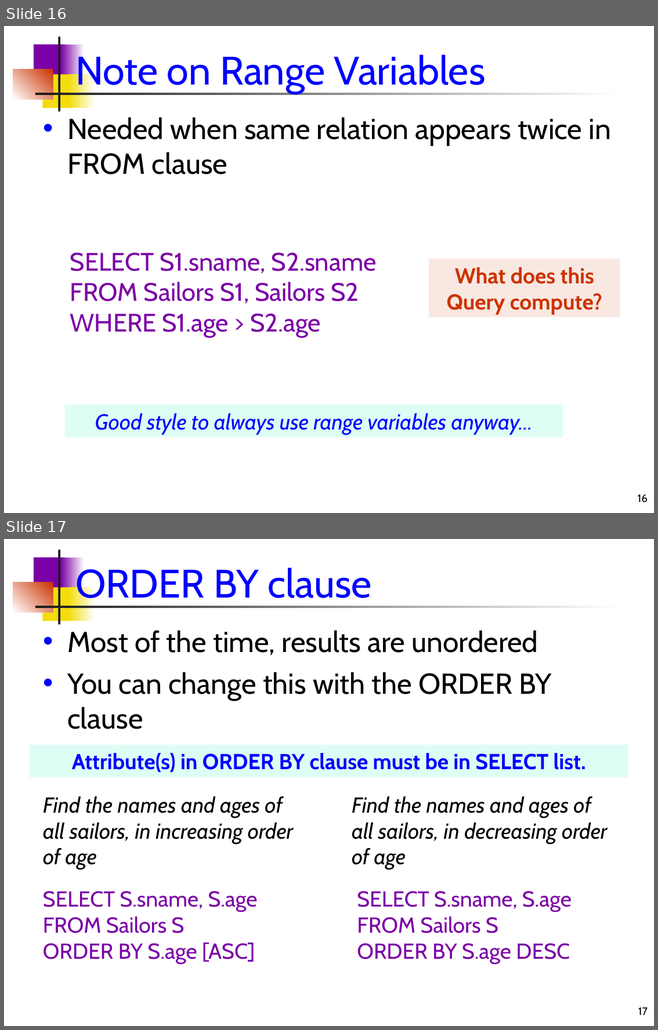
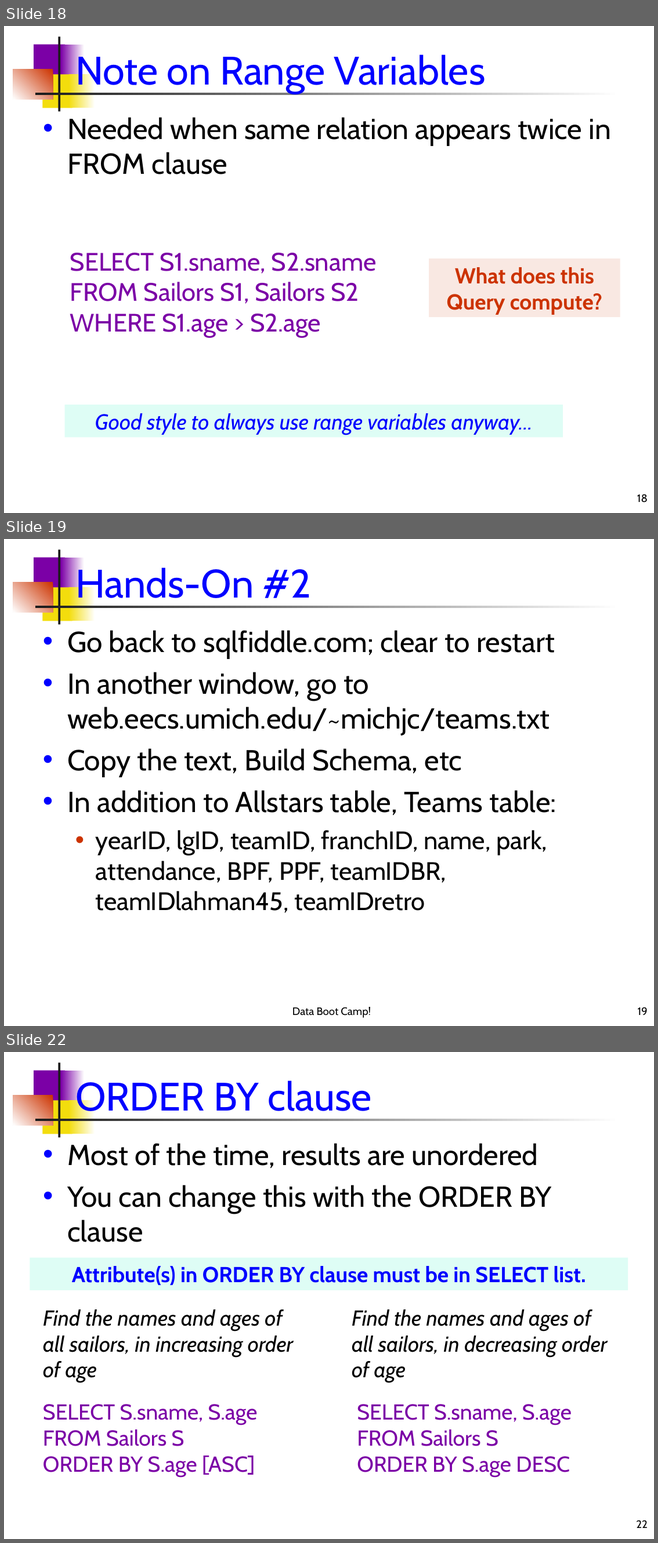
Before and after one commit to dssg/dssg-training-workshop-2015, a slide deck: slides/introductionToSQL.ppt. Shown one above the other, each under a label of ours: slides 16 and 17 before the commit, slides 18, 19 and 22 after it; the slides between them are not shown. The pictures are 658x1030 and 658x1543 pixels, drawn with LibreOffice and Linux fonts; fonts in the diff are those of the drawing. Boxes give left, top, right and bottom in pixels: in the first picture for what was removed or moved away, otherwise in the second. Text is boxed around its words. In the diff, an @@ line names an element or a change of style, - is before the commit and + after.

```diff
--- a/slides/introductionToSQL.ppt
+++ b/slides/introductionToSQL.ppt
@@ slide 19 added at (4, 539, 654, 1026), background #FFFFFF; not listed: 7 template elements that a slide beside it also shows @@
@@ title added at (75, 565, 311, 607), 44 pt, text #0000FF @@
+Hands-On #2
@@ text added at (67, 630, 556, 913), 32 pt, text #000000 @@
+• Go back to sqlfiddle.com; clear to restart
+• In another window, go to web.eecs.umich.edu/~michjc/teams.txt
+• Copy the text, Build Schema, etc
+• In addition to Allstars table, Teams table:
+  • yearID, lgID, teamID, franchID, name, park, attendance, BPF, PPF, teamIDBR, teamIDlahman45, teamIDretro
@@ text added at (292, 1007, 371, 1018), 12 pt, text #000000 @@
+Data Boot Camp!
@@ page number added at (637, 1007, 647, 1015), 12 pt, text #000000 @@
+19
@@ what was slide 16 is now slide 18 @@
@@ page number at (637, 494, 647, 503): text changed @@
-16
+18
@@ what was slide 17 is now slide 22 @@
@@ page number at (636, 1520, 647, 1528): text changed @@
-17
+22
```
Also in this commit, not shown: 1 slide changed, 10 other slides added, 3 slides removed, 2 other files.
